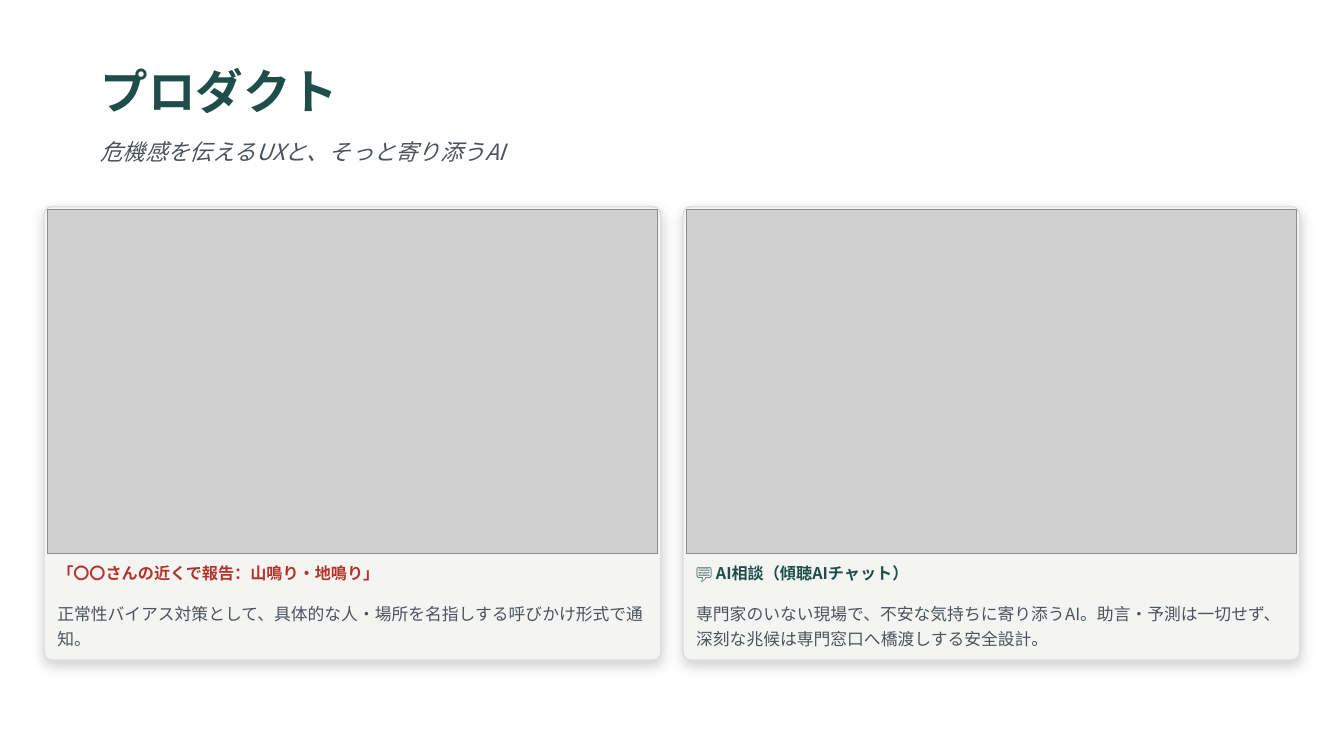
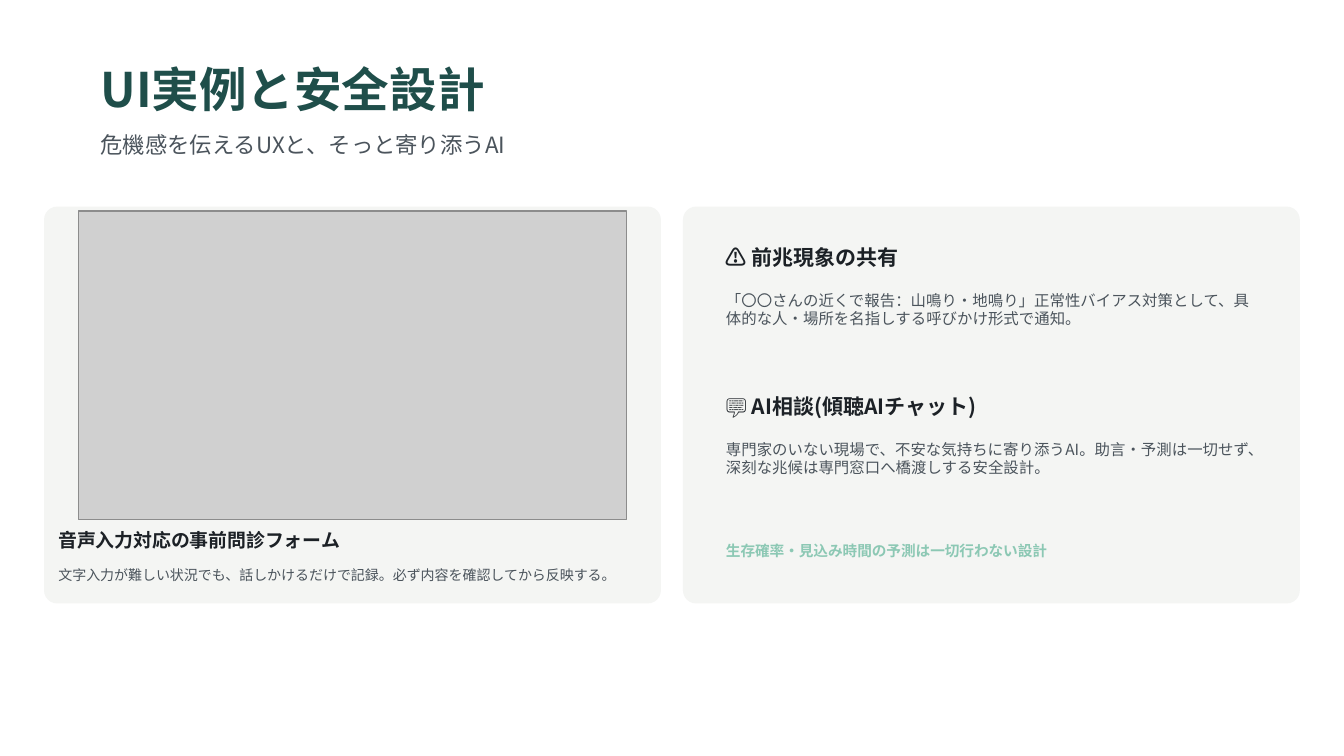
Before and after one commit to gurii-gabreh/Kizashi, a slide deck: slide 4 of kizashi-app/submission/presentation.pptx (slide 5 before the commit). Drawn at 1344x756 pixels with LibreOffice and Linux fonts; fonts in the diff are those of the drawing; grey boxes stand for pictures. Boxes give left, top, right and bottom in pixels: in the first picture for what was removed or moved away, otherwise in the second. Text is boxed around its words. In the diff, an @@ line names an element or a change of style, - is before the commit and + after.

```diff
--- a/kizashi-app/submission/presentation.pptx
+++ b/kizashi-app/submission/presentation.pptx
@@ text removed at [101, 68, 339, 113] @@
-プロダクト
@@ text added at [101, 66, 485, 112], 34 pt, text #1F4E4A, bold @@
+UI実例と安全設計
@@ text "危機感を伝えるUXと、そっと寄り添うAI" at [101, 134, 506, 155]: italic off; vertical alignment middle to top @@
@@ rounded rectangle: place and size @@
-rounded rectangle at [44, 207, 661, 660]
+rounded rectangle at [44, 207, 661, 604]
@@ rounded rectangle at [44, 207, 661, 604]: outline #DCDFDC 1 pt to none; shadow off; proportions changed @@
@@ rounded rectangle at [684, 207, 1301, 604]: outline #DCDFDC 1 pt to none; shadow off; proportions changed @@
@@ rounded rectangle: place and size @@
-rounded rectangle at [684, 207, 1301, 660]
+rounded rectangle at [684, 207, 1301, 604]
@@ picture: place and size @@
-picture at [47, 210, 657, 554]
+picture at [79, 211, 627, 519]
@@ picture removed at [687, 210, 1297, 554] @@
@@ text added at [752, 247, 899, 267], 15 pt, text #1C2126, bold @@
+⚠️ 前兆現象の共有
@@ text "「〇〇さんの近くで報告：山鳴り・地鳴り」正常性バイアス対策として、具体的な人・場所を名指しする呼びかけ形式で通知。" at [726, 293, 1249, 325]: vertical alignment middle to top @@
@@ text at [726, 293, 1249, 325]: text changed; size 12 to 11 pt @@
-正常性バイアス対策として、具体的な人・場所を名指しする呼びかけ形式で通知。
+「〇〇さんの近くで報告：山鳴り・地鳴り」正常性バイアス対策として、具体的な人・場所を名指しする呼びかけ形式で通知。
@@ text "💬 AI相談(傾聴AIチャット)" at [772, 396, 976, 418]: vertical alignment middle to top @@
@@ text at [772, 396, 976, 418]: text changed; size 11.5 to 15 pt; text colour #1F4E4A to #1C2126 @@
-💬 AI相談（傾聴AIチャット）
+💬 AI相談(傾聴AIチャット)
@@ text "専門家のいない現場で、不安な気持ちに寄り添うAI。助言・予測は一切せず、深刻な兆候は専門窓口へ橋渡しする安全設計。": place and size @@
-text "専門家のいない現場で、不安な気持ちに寄り添うAI。助言・予測は一切せず、深刻な兆候は専門窓口へ橋渡しする安全設計。" at [696, 606, 1280, 647]
+text "専門家のいない現場で、不安な気持ちに寄り添うAI。助言・予測は一切せず、深刻な兆候は専門窓口へ橋渡しする安全設計。" at [726, 442, 1263, 475]
@@ text "専門家のいない現場で、不安な気持ちに寄り添うAI。助言・予測は一切せず、深刻な兆候は専門窓口へ橋渡しする安全設計。" at [726, 442, 1263, 475]: size 12 to 11 pt; line spacing 1.25 to 1; vertical alignment middle to top @@
@@ text added at [58, 531, 340, 549], 13.5 pt, text #1C2126, bold @@
+音声入力対応の事前問診フォーム
@@ text removed at [57, 565, 379, 581] @@
-「〇〇さんの近くで報告：山鳴り・地鳴り」
@@ text added at [58, 568, 615, 581], 10 pt, text #4B545C @@
+文字入力が難しい状況でも、話しかけるだけで記録。必ず内容を確認してから反映する。
@@ text added at [726, 543, 1047, 557], 10.5 pt, text #8CC8B4, bold @@
+生存確率・見込み時間の予測は一切行わない設計
```
Also in this commit, not shown: 2 other slides changed, 2 slides removed, 1 other file.
